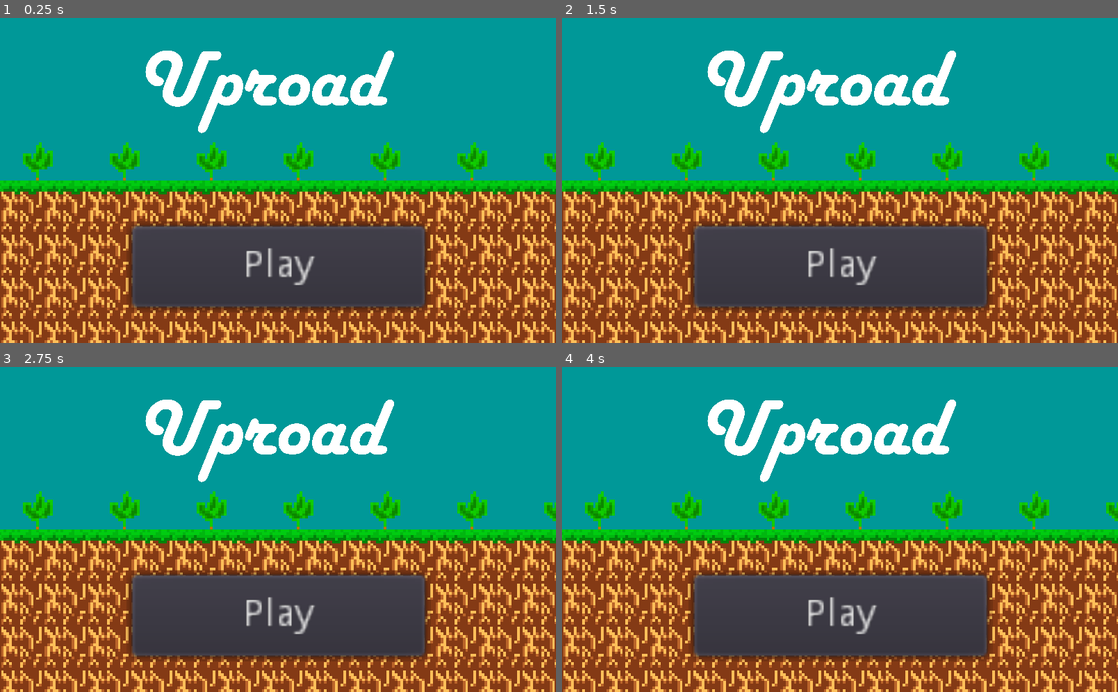
Above: before the commit, frames 1-4 (two rows, left to right).
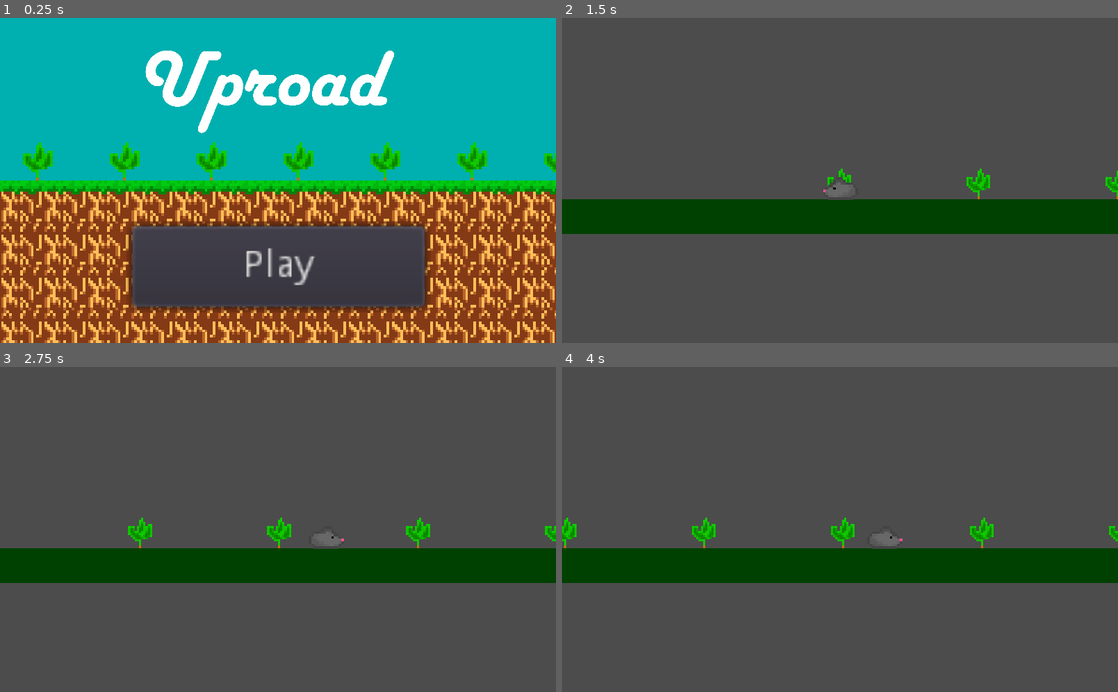
Above: after the commit, the same moments.

Repository: EndersteveGamer/GGJ-2023
Game: Godot game, scene res://Scene/Main Menu.tscn
The game is run twice, just before and just after one commit, with the same random seed, the same clock (stepped at 60 frames per second) and the same inputs.
Inputs (mouse positions are in pixels of both pictures, inside the frame that each line leads up to):
- Up to frame 1 (0.25 s): no input
- Up to frame 2 (1.5 s): click "Play" at 0.5 s; click (840, 265) at 1.25 s, where only the run before the commit has a clickable "Play"
- Up to frame 3 (2.75 s): tap Enter at 2 s; hold Right (ui_right) from 2.03 s (still down)
- Up to frame 4 (4 s): release Right (ui_right) at 2.78 s; hold Down (ui_down) 2.78-3.53 s; hold Right (ui_right) from 3.53 s (still down)

The runs differ from the first frame. In frame 2, 89% of the frame differs, in the area x 0-100%, y 0-100%; in frame 3, 89%; in frame 4, 88%.

Commit message:
Progress

Diff:
--- a/The Other Godot Project/Scene/Main Menu.tscn
+++ b/The Other Godot Project/Scene/Main Menu.tscn
@@ -65,6 +65,14 @@
 format = 1
 tile_data = PoolIntArray( -6, 2, 0, -4, 2, 0, -2, 2, 0, -65536, 2, 0, -65534, 2, 0, -65532, 2, 0, -65530, 2, 0, 65529,  …(728 unchanged characters)…
 
+[node name="ColorRect" type="ColorRect" parent="."]
+show_behind_parent = true
+margin_left = -744.0
+margin_top = -402.0
+margin_right = 795.0
+margin_bottom = 491.0
+color = Color( 0, 0.690196, 0.690196, 1 )
+
 [node name="Button" type="Button" parent="."]
 margin_left = -269.0
 margin_top = 84.0
@@ -89,11 +97,3 @@
 [node name="AudioStreamPlayer" type="AudioStreamPlayer" parent="."]
 stream = ExtResource( 7 )
 autoplay = true
-
-[node name="ColorRect" type="ColorRect" parent="."]
-show_behind_parent = true
-margin_left = -757.0
-margin_top = -419.0
-margin_right = 782.0
-margin_bottom = 474.0
-color = Color( 0, 0.597656, 0.597656, 1 )
